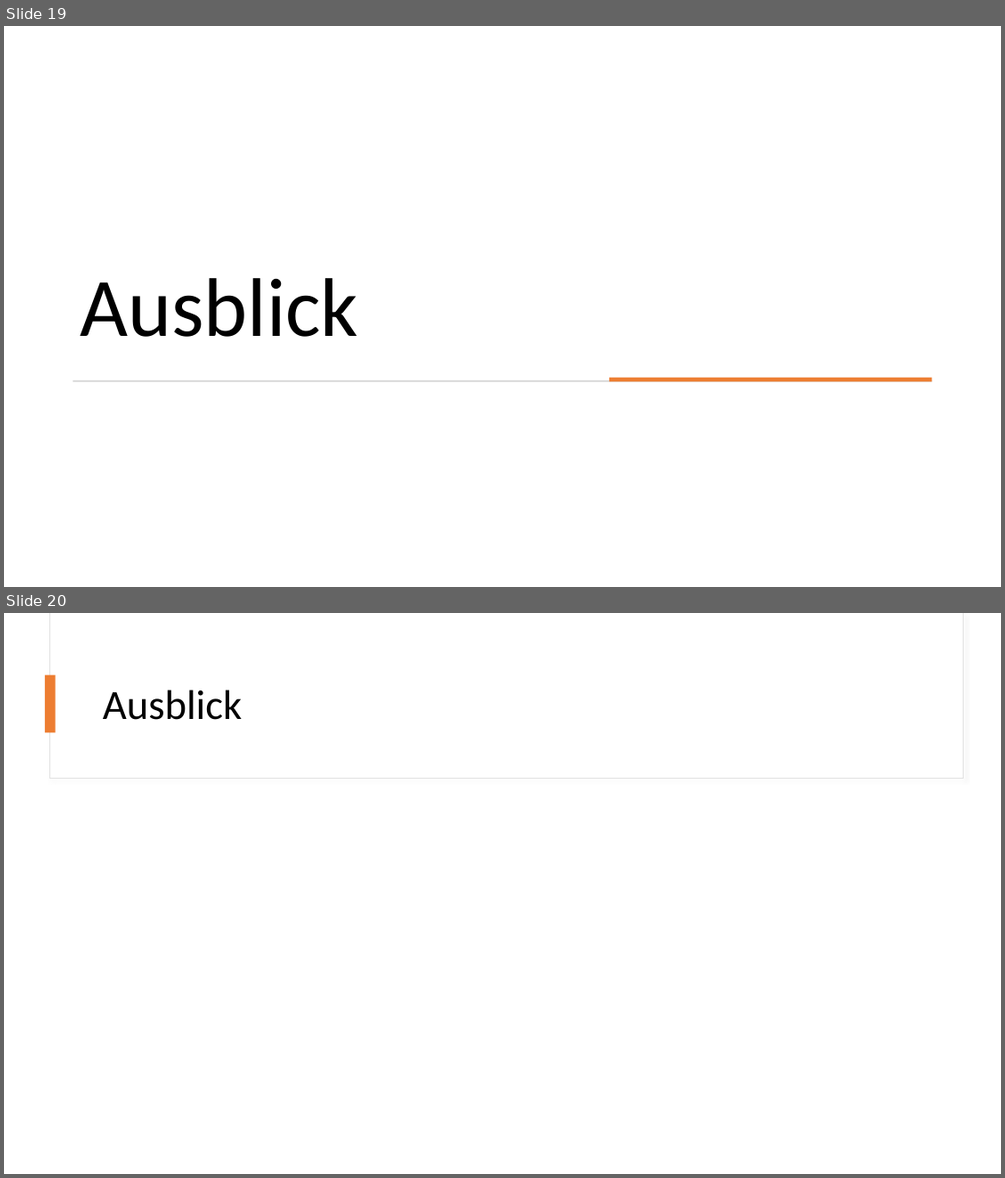
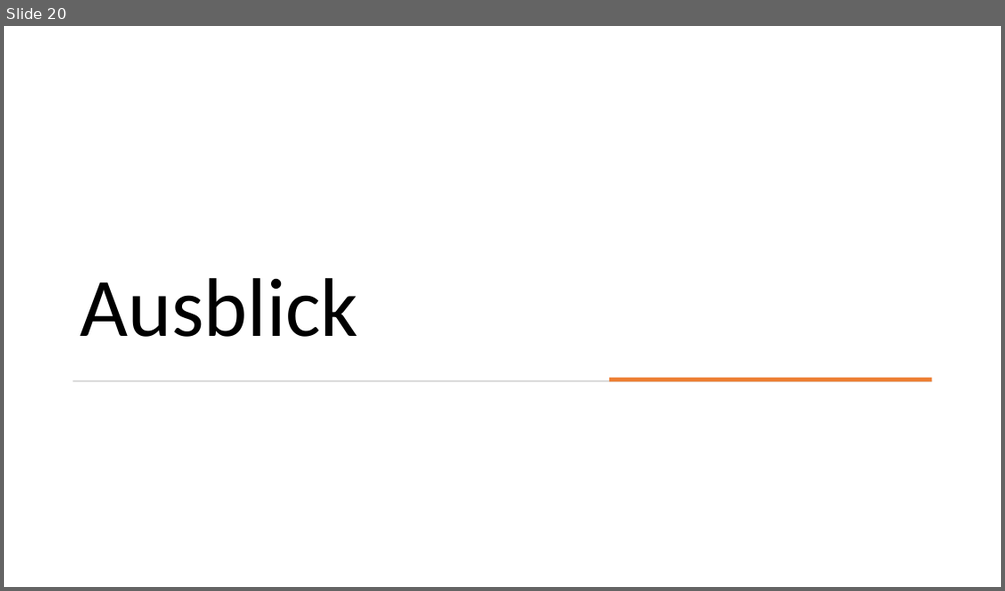
Before and after one commit to Brebeck-Jan/chessmaster, a slide deck: Präsentationen/Abschlusspräsentation/Chessmaster_Abschluss.pptx. Shown one above the other, each under a label of ours: slides 19 and 20 before the commit, slide 20 after it. The pictures are 1005x1178 and 1005x591 pixels, drawn with LibreOffice and Linux fonts; fonts in the diff are those of the drawing. Boxes give left, top, right and bottom in pixels: in the first picture for what was removed or moved away, otherwise in the second. Text is boxed around its words. In the diff, an @@ line names an element or a change of style, - is before the commit and + after.

```diff
--- a/Präsentationen/Abschlusspräsentation/Chessmaster_Abschluss.pptx
+++ b/Präsentationen/Abschlusspräsentation/Chessmaster_Abschluss.pptx
@@ slide 20 removed at box(4, 613, 1001, 1174), background #FFFFFF @@
@@ rectangle removed at box(49, 613, 963, 779) @@
@@ rectangle removed at box(50, 613, 963, 778) @@
@@ rectangle removed at box(45, 675, 56, 732) @@
@@ title removed at box(103, 690, 242, 720) @@
-Ausblick
@@ what was slide 19 is now slide 20 @@
```
Also in this commit, not shown: 5 slides changed, 4 slides added, 4 other slides removed.
